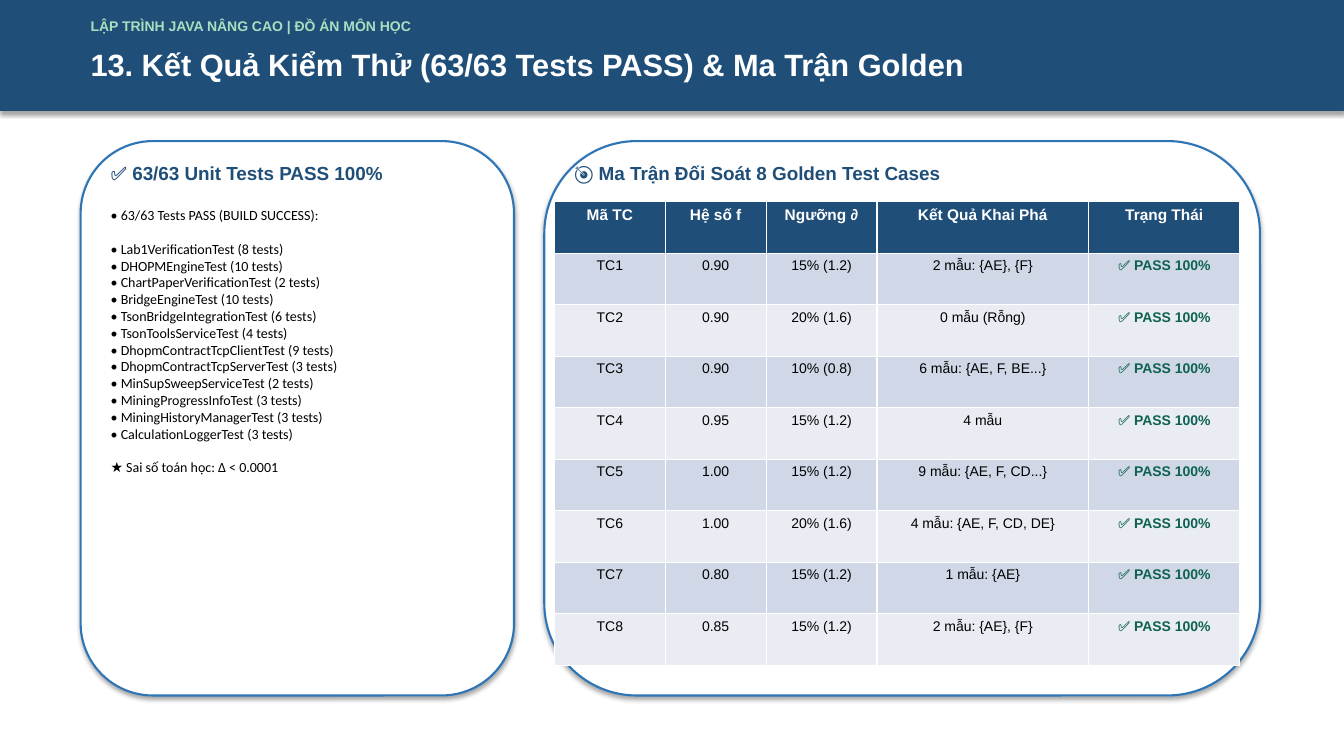
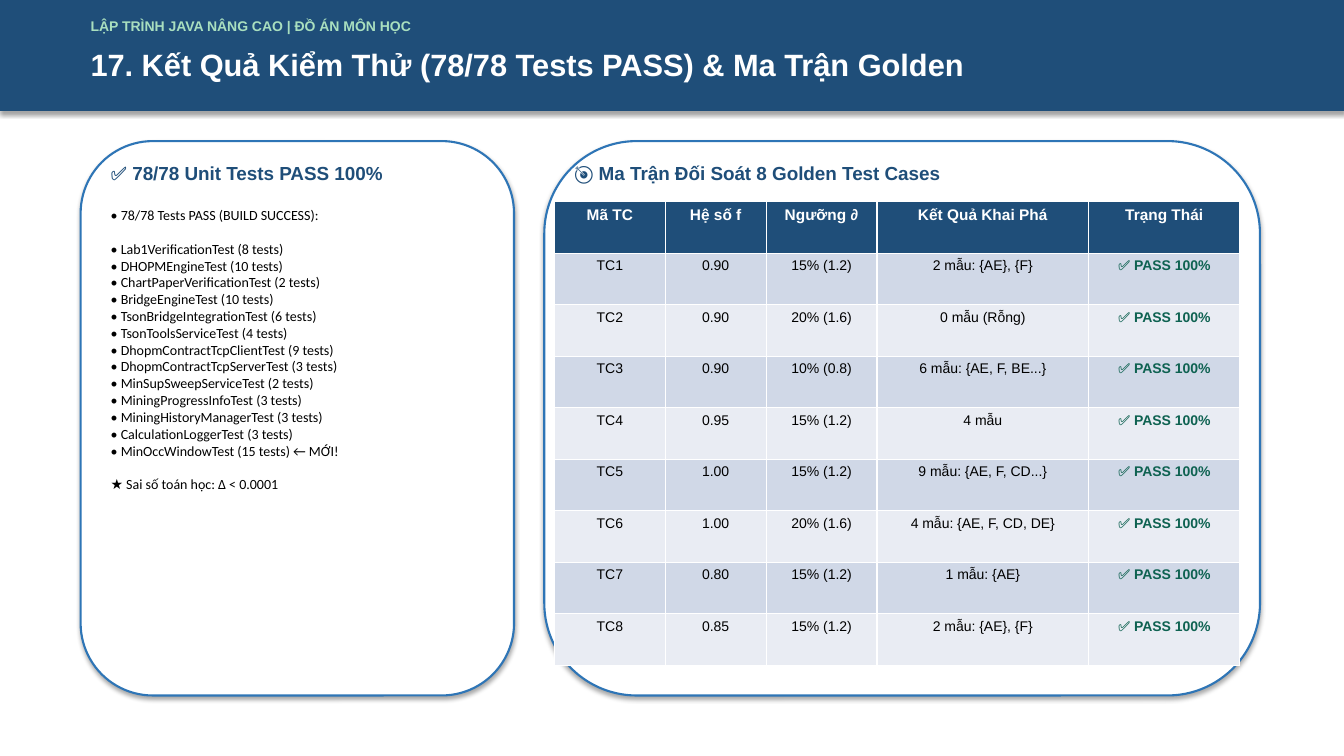
Before and after one commit to 2312741-sudo/javanc, a slide deck: slide 17 of docs/ThuyetTrinh_DeTai_DHOPM_2312741_NguyenThanhTam.pptx (slide 14 before the commit). Drawn at 1344x756 pixels with LibreOffice and Linux fonts; fonts in the diff are those of the drawing. Boxes give left, top, right and bottom in pixels: in the first picture for what was removed or moved away, otherwise in the second. Text is boxed around its words. In the diff, an @@ line names an element or a change of style, - is before the commit and + after.

```diff
--- a/docs/ThuyetTrinh_DeTai_DHOPM_2312741_NguyenThanhTam.pptx
+++ b/docs/ThuyetTrinh_DeTai_DHOPM_2312741_NguyenThanhTam.pptx
@@ text at (x1=91, y1=51, x2=964, y2=81): text changed @@
-13. Kết Quả Kiểm Thử (63/63 Tests PASS) & Ma Trận Golden
+17. Kết Quả Kiểm Thử (78/78 Tests PASS) & Ma Trận Golden
@@ text at (x1=132, y1=166, x2=382, y2=181): text changed @@
-✅ 63/63 Unit Tests PASS 100%
+✅ 78/78 Unit Tests PASS 100%
@@ text at (x1=121, y1=210, x2=339, y2=492): text changed @@
-• 63/63 Tests PASS (BUILD SUCCESS):
-• Lab1VerificationTest (8 tests)
-• DHOPMEngineTest (10 tests)
-• ChartPaperVerificationTest (2 tests)
-• BridgeEngineTest (10 tests)
-• TsonBridgeIntegrationTest (6 tests)
-• TsonToolsServiceTest (4 tests)
-• DhopmContractTcpClientTest (9 tests)
-• DhopmContractTcpServerTest (3 tests)
-• MinSupSweepServiceTest (2 tests)
-• MiningProgressInfoTest (3 tests)
-• MiningHistoryManagerTest (3 tests)
-• CalculationLoggerTest (3 tests)
-★ Sai số toán học: Δ < 0.0001
+• 78/78 Tests PASS (BUILD SUCCESS):
+• Lab1VerificationTest (8 tests)
+• DHOPMEngineTest (10 tests)
+• ChartPaperVerificationTest (2 tests)
+• BridgeEngineTest (10 tests)
+• TsonBridgeIntegrationTest (6 tests)
+• TsonToolsServiceTest (4 tests)
+• DhopmContractTcpClientTest (9 tests)
+• DhopmContractTcpServerTest (3 tests)
+• MinSupSweepServiceTest (2 tests)
+• MiningProgressInfoTest (3 tests)
+• MiningHistoryManagerTest (3 tests)
+• CalculationLoggerTest (3 tests)
+• MinOccWindowTest (15 tests) ← MỚI!
+★ Sai số toán học: Δ < 0.0001
```
Also in this commit, not shown: 7 other slides changed, 3 slides added.
